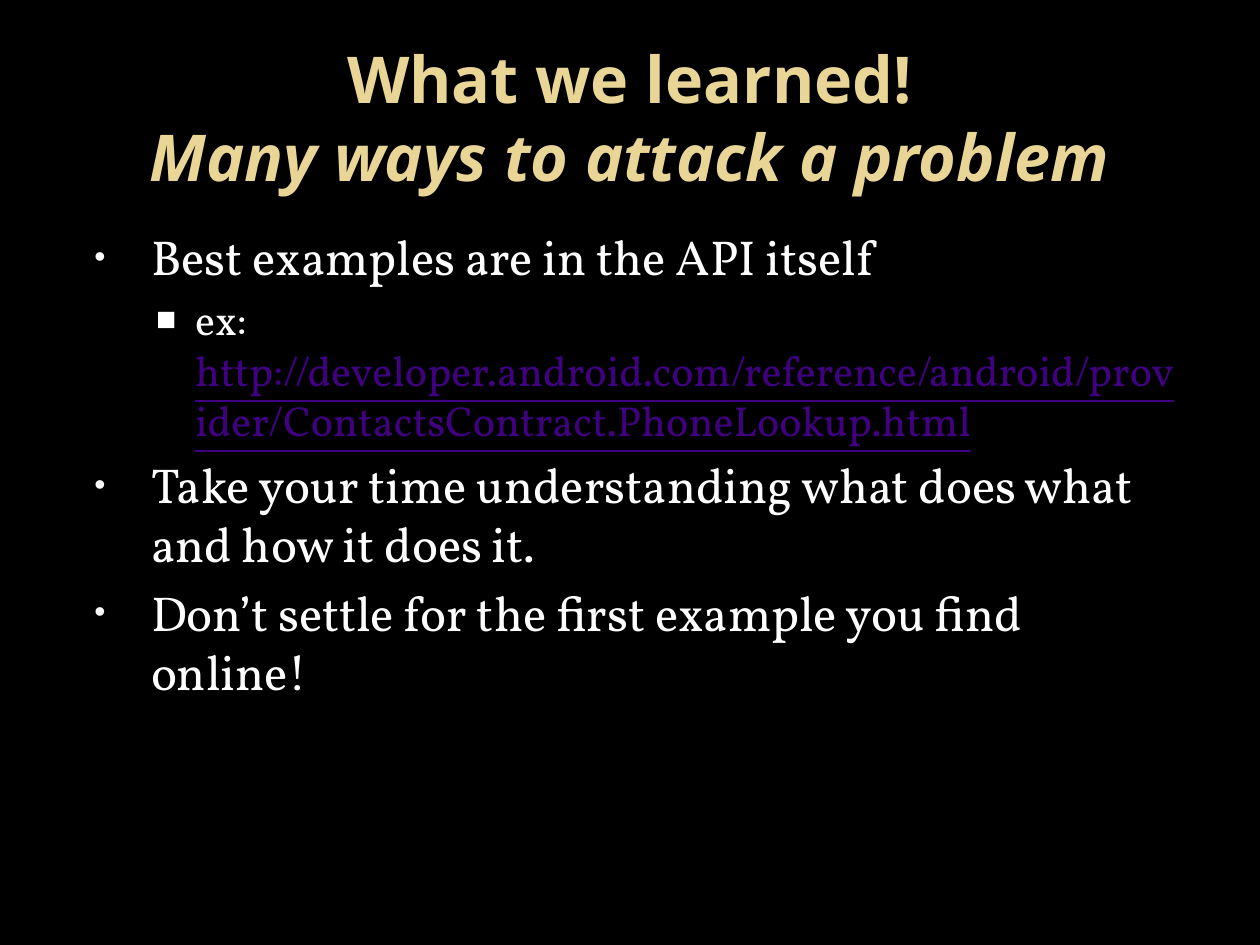
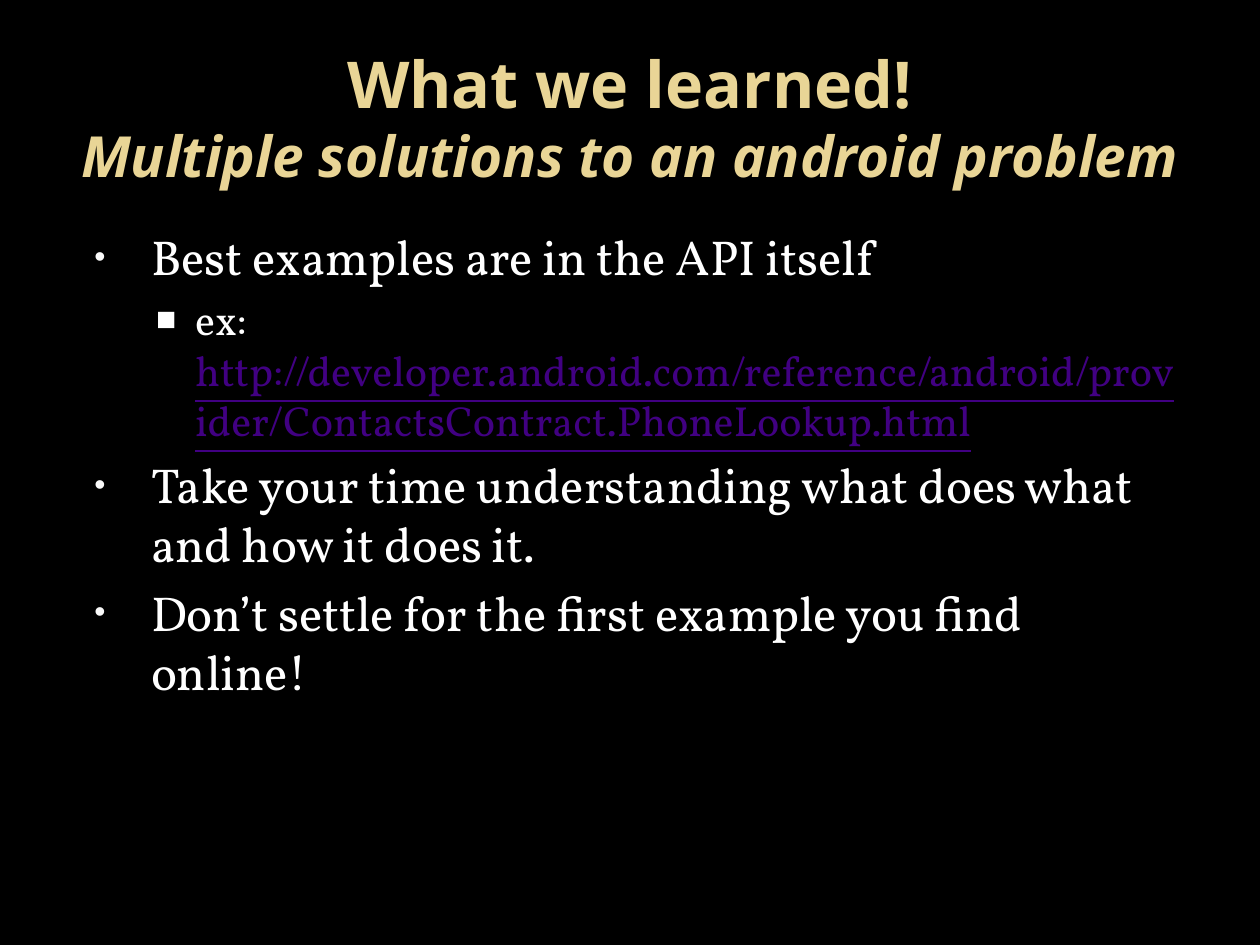
Before and after one commit to kbaileyky/CS5103-SMS, a slide deck: slide 16 of Documents/Presentation/CS5103 SMS MSGR .pptx (slide 19 before the commit). Drawn at 1260x945 pixels with LibreOffice and Linux fonts; fonts in the diff are those of the drawing; background and template pictures are left out. Boxes give left, top, right and bottom in pixels: in the first picture for what was removed or moved away, otherwise in the second. Text is boxed around its words. In the diff, an @@ line names an element or a change of style, - is before the commit and + after.

```diff
--- a/Documents/Presentation/CS5103 SMS MSGR .pptx
+++ b/Documents/Presentation/CS5103 SMS MSGR .pptx
@@ title at (x1=81, y1=59, x2=1178, y2=191): text changed; size 36.9 to 32.4 pt @@
-What we learned!
-Many ways to attack a problem
+What we learned!
+Multiple solutions to an android problem
```
Also in this commit, not shown: 10 other slides changed, 4 slides added, 3 slides removed.
